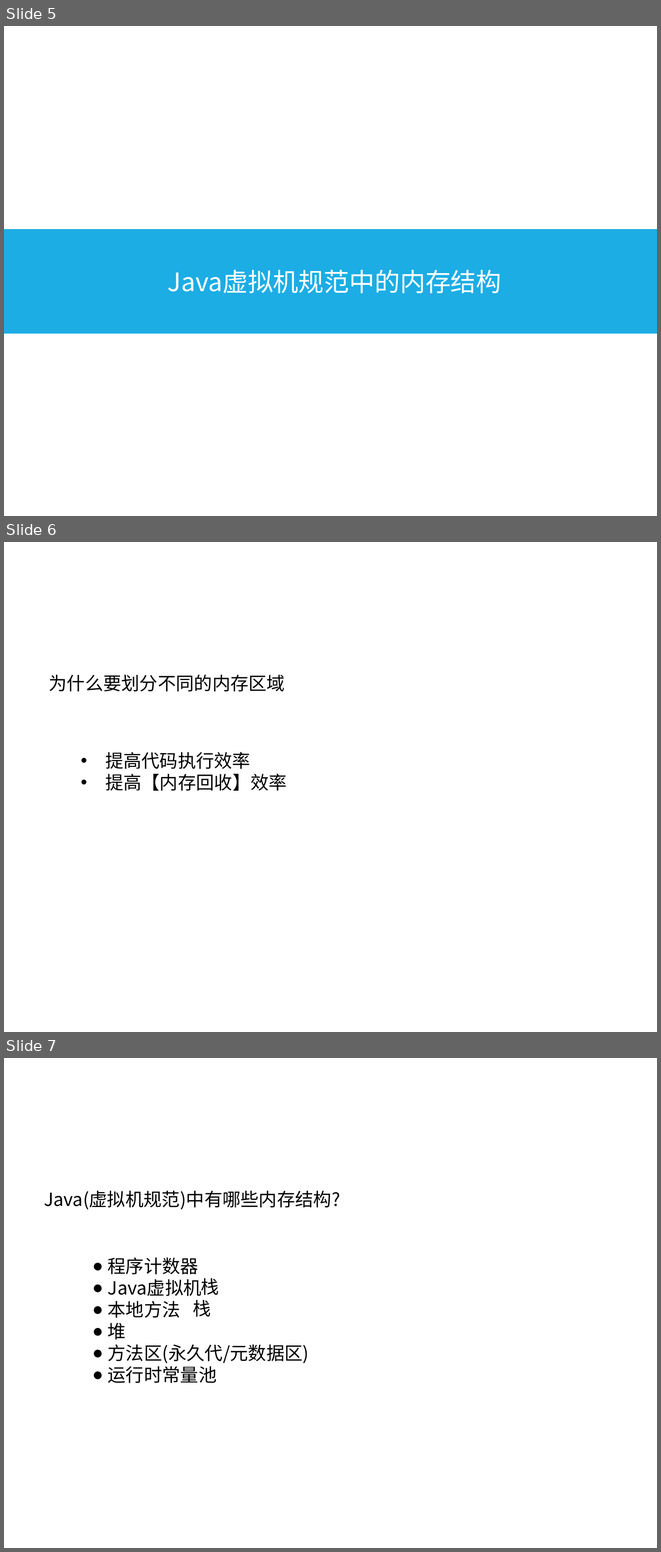
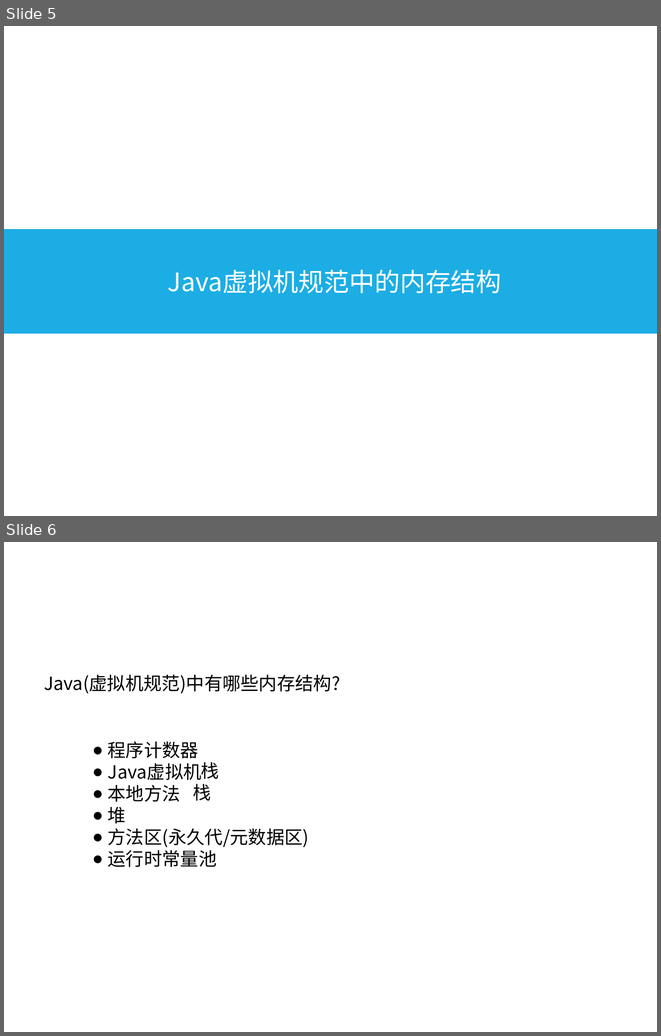
Before and after one commit to HeyFL/xmind, a slide deck: 分享 PPT/Java内存结构(Hotspot).ppt. Shown one above the other, each under a label of ours: slides 5, 6 and 7 before the commit, slides 5 and 6 after it. The pictures are 661x1552 and 661x1036 pixels, drawn with LibreOffice and Linux fonts; fonts in the diff are those of the drawing; background and template pictures are left out. Boxes give left, top, right and bottom in pixels: in the first picture for what was removed or moved away, otherwise in the second. Text is boxed around its words. In the diff, an @@ line names an element or a change of style, - is before the commit and + after.

```diff
--- a/分享 PPT/Java内存结构(Hotspot).ppt
+++ b/分享 PPT/Java内存结构(Hotspot).ppt
@@ slide 6 removed at <box>4,542,657,1032</box>, background #FFFFFF @@
@@ title removed at <box>16,548,510,592</box> @@
-Java虚拟机规范中的内存结构
@@ text removed at <box>49,674,285,691</box> @@
-为什么要划分不同的内存区域
@@ text removed at <box>105,752,287,791</box> @@
-• 提高代码执行效率
-• 提高【内存回收】效率
@@ what was slide 7 is now slide 6 @@
```
Also in this commit, not shown: 1 slide changed.
